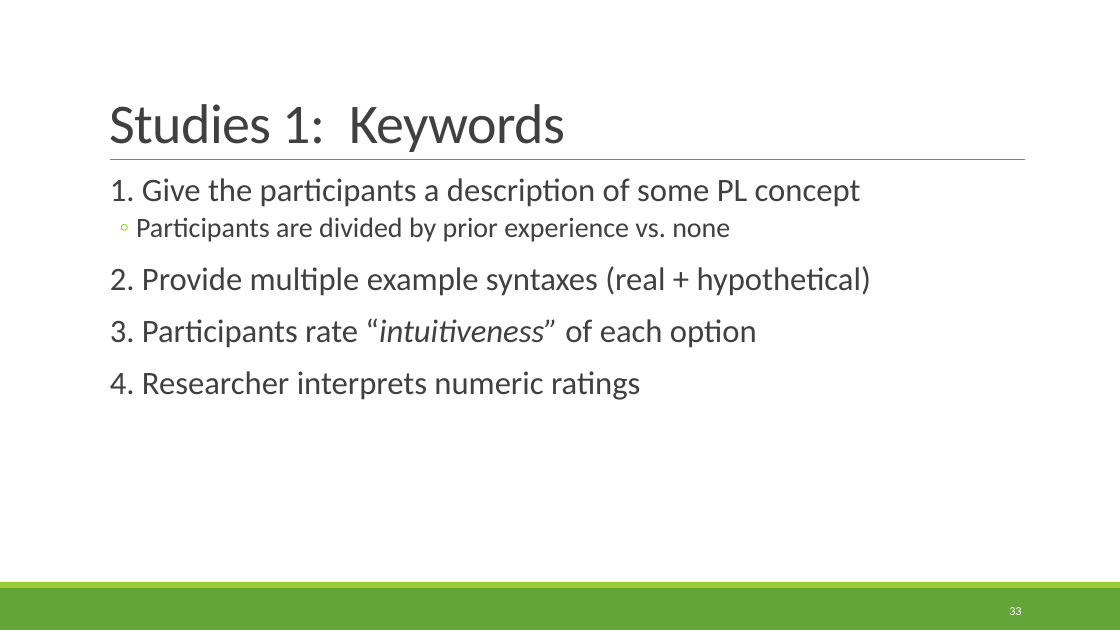
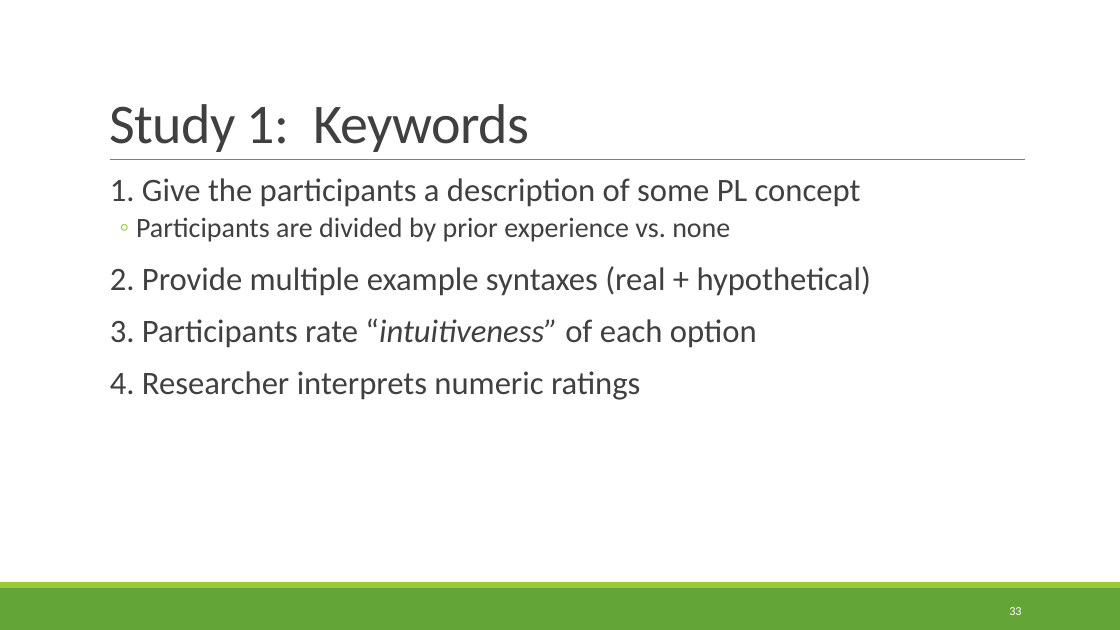
Before and after one commit to rbohrer/pl-course, a slide deck: slide 33 of LectureSlides/09Design2.pptx. Drawn at 1120x630 pixels with LibreOffice and Linux fonts; fonts in the diff are those of the drawing. Boxes give left, top, right and bottom in pixels: in the first picture for what was removed or moved away, otherwise in the second. Text is boxed around its words. In the diff, an @@ line names an element or a change of style, - is before the commit and + after.

```diff
--- a/LectureSlides/09Design2.pptx
+++ b/LectureSlides/09Design2.pptx
@@ title at box(109, 104, 529, 152): text changed @@
-Studies 1: Keywords
+Study 1: Keywords
```
Also in this commit, not shown: 1 other file.
